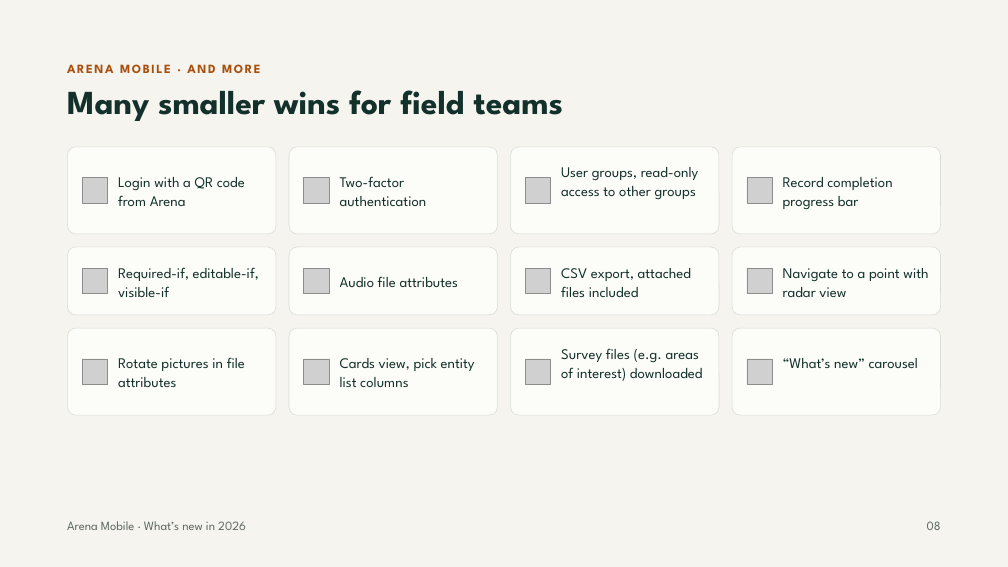
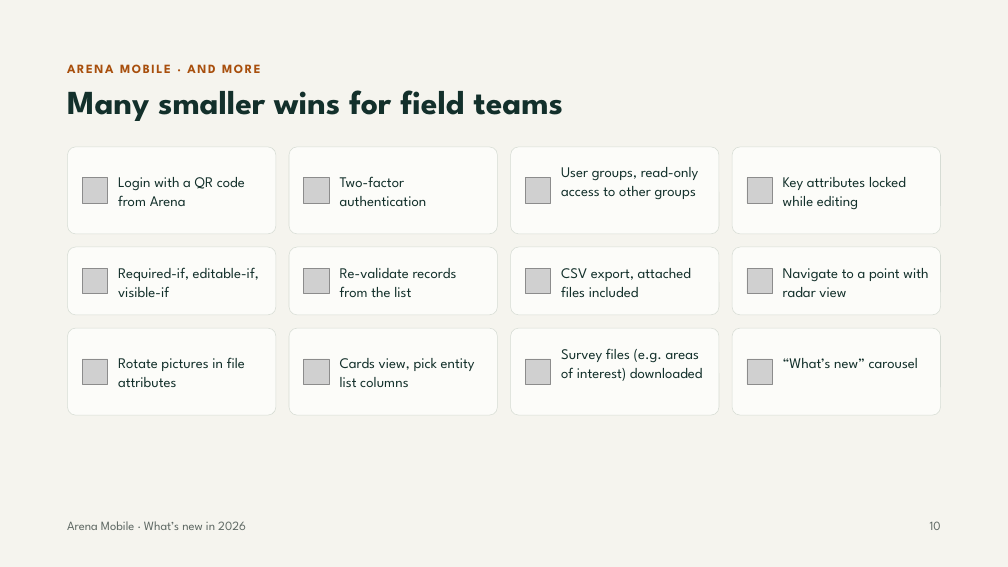
Before and after one commit to openforis/arena-mobile, a slide deck: slide 10 of docs/whats-new-2026/arena-mobile-whats-new-2026.pptx (slide 8 before the commit). Drawn at 1008x567 pixels with LibreOffice and Linux fonts; fonts in the diff are those of the drawing; grey boxes stand for pictures. Boxes give left, top, right and bottom in pixels: in the first picture for what was removed or moved away, otherwise in the second. Text is boxed around its words. In the diff, an @@ line names an element or a change of style, - is before the commit and + after.

```diff
--- a/docs/whats-new-2026/arena-mobile-whats-new-2026.pptx
+++ b/docs/whats-new-2026/arena-mobile-whats-new-2026.pptx
@@ text at (783,177,906,209): text changed @@
-Record completion progress bar
+Key attributes locked while editing
@@ text at (340,268,457,297): text changed @@
-Audio file attributes
+Re-validate records from the list
@@ text at (930,521,941,530): text changed @@
-08
+10
```
Also in this commit, not shown: 1 other slide changed, 2 slides added, 1 other file.
